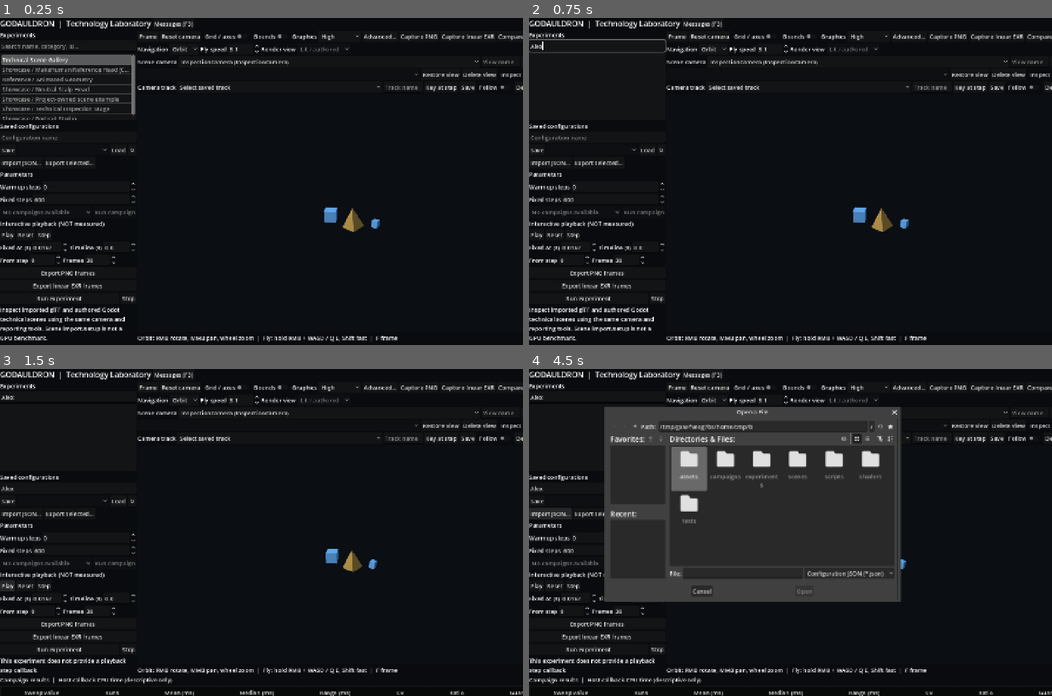
Above: before the commit, frames 1-4 (two rows, left to right).
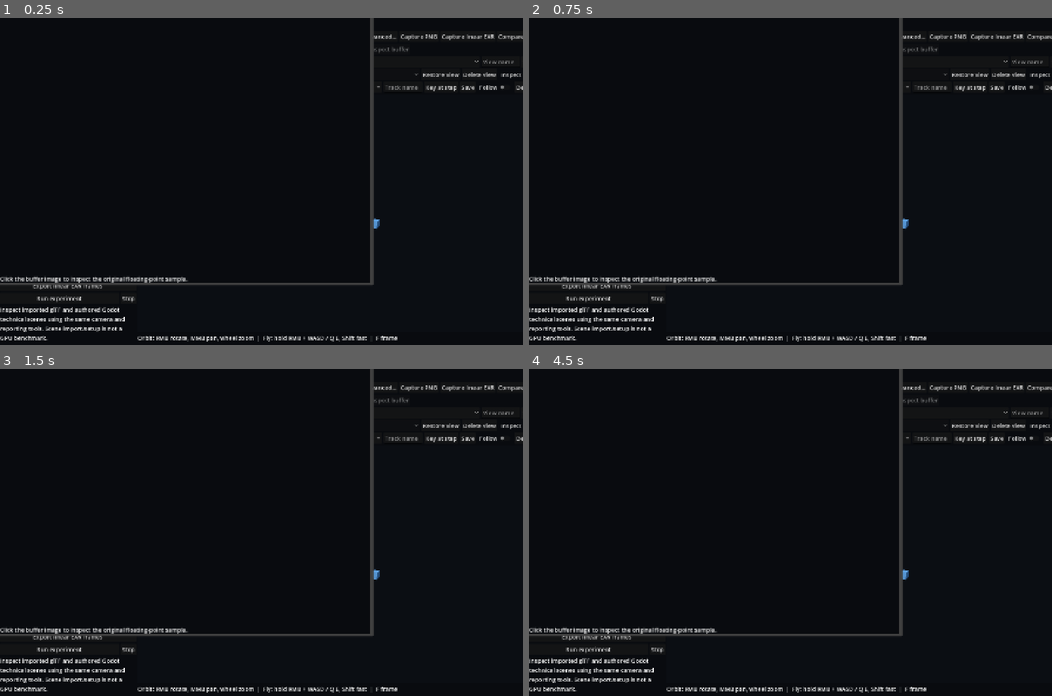
Above: after the commit, the same moments.

Repository: thomthehound/Godauldron
Game: Godot game, scene res://scenes/main.tscn
Same seed, same stepped clock (60 frames per second), same inputs: the game is played once before the commit and once after it.
Inputs (mouse positions are in pixels of both pictures, inside the frame that each line leads up to):
- Up to frame 1 (0.25 s): no input
- Up to frame 2 (0.75 s): click (596, 47) at 0.52 s; type "Alex" at 0.6 s
- Up to frame 3 (1.5 s): click (67, 486) at 0.75 s; type "Alex" at 0.83 s; click "Play" at 1.25 s
- Up to frame 4 (4.5 s): click "Play" at 2 s; click "Messages (F3)" at 2.75 s; click "↻" at 3.5 s; click "Import JSON…" at 4.25 s

The runs differ from the first frame. In frame 1, 7.3% of the frame differs, in the area x 0-78%, y 0-82%; in frame 2, 5.0%; in frame 3, 6.8%; in frame 4, 39%, in the area x 0-100%, y 0-100%.

Commit message:
Integrate verified GPU buffer inspection into laboratory

Diff:
--- a/scripts/laboratory.gd
+++ b/scripts/laboratory.gd
@@ -18,6 +18,8 @@
 const GraphicsSettings = preload("res://scripts/graphics_settings.gd")
 const ImageCapture = preload("res://scripts/image_capture.gd")
 const HdrSceneCapture = preload("res://scripts/hdr_scene_capture.gd")
+const RenderBufferProbe = preload("res://scripts/render_buffer_probe.gd")
+const BufferInspectionWindow = preload("res://scripts/render_buffer_inspection_window.gd")
 const HdrExrCapture = preload("res://scripts/hdr_exr_capture.gd")
 const FrameSequence = preload("res://scripts/frame_sequence.gd")
 const Observability = preload("res://scripts/performance_observability.gd")
@@ -62,6 +64,9 @@
 var _capture_pending: bool = false
 var _capture_directory: String = "user://captures"
 var _hdr_capture = HdrSceneCapture.new()
+var _buffer_probe = RenderBufferProbe.new()
+var _buffer_picker: OptionButton
+var _buffer_window: Window
 var _hdr_directory: String = "user://captures"
 var _comparison_window: Window
 var _camera_inspector: RefCounted = null
@@ -161,6 +166,7 @@
 
 func _exit_tree() -> void:
 	_hdr_capture.release()
+	_buffer_probe.release()
 	_grade_controller.release()
 	_engine_render.deactivate(_viewport)
 
@@ -446,9 +452,31 @@
 		_diagnostic_picker.set_item_metadata(_diagnostic_picker.item_count - 1, String(entry["key"]))
 	_diagnostic_picker.select(0)
 	_diagnostic_picker.disabled = _diagnostic_picker.item_count == 1
-	_diagnostic_picker.tooltip_text = "Debug draw is renderer-dependent. Compatibility exposes authored rendering only; normal buffer requires Forward+. Depth unavailable."
+	_diagnostic_picker.tooltip_text = "Godot Viewport debug draws; native depth/normal/motion samples use Inspect buffer"
 	_diagnostic_picker.item_selected.connect(_select_render_diagnostic)
 	navigation_row.add_child(_diagnostic_picker)
+	_buffer_picker = OptionButton.new()
+	for mode in [
+		{"key": "depth", "label": "Device depth"},
+		{"key": "normal_roughness", "label": "Normal + roughness"},
+		{"key": "velocity", "label": "Motion vectors"}
+	]:
+		if _rendering_method == "gl_compatibility" or \
+				(mode["key"] == "normal_roughness" and _rendering_method != "forward_plus"):
+			continue
+		_buffer_picker.add_item(String(mode["label"]))
+		_buffer_picker.set_item_metadata(_buffer_picker.item_count - 1, String(mode["key"]))
+	_buffer_picker.disabled = _buffer_picker.item_count == 0
+	_buffer_picker.tooltip_text = "Select a genuine Godot internal 3D buffer for one-shot float sampling"
+	navigation_row.add_child(_buffer_picker)
+	var inspect_buffer := Button.new()
+	inspect_buffer.text = "Inspect buffer"
+	inspect_buffer.disabled = _buffer_picker.disabled
+	inspect_buffer.tooltip_text = "Unmeasured asynchronous GPU readback with numeric pixel inspection"
+	inspect_buffer.pressed.connect(_inspect_native_buffer)
+	navigation_row.add_child(inspect_buffer)
+	_buffer_window = BufferInspectionWindow.new()
+	add_child(_buffer_window)
 	var camera_row := HBoxContainer.new()
 	viewer.add_child(camera_row)
 	var camera_label := Label.new()
@@ -1157,6 +1185,69 @@
 		return {}
 	var observed: Variant = scene.call("godauldron_capture_metadata")
 	return observed.duplicate(true) if typeof(observed) == TYPE_DICTIONARY else {}
+
+
+func _inspect_native_buffer() -> void:
+	if _capture_pending or _has_active_run() or _campaign != null or _active_scene == null:
+		_status.text = "Stop measurement/capture before native buffer inspection"
+		return
+	if _comparison_window != null and (_comparison_window.visible or bool(_comparison_window.call("analysis_busy"))):
+		_status.text = "Close image comparison before GPU buffer readback"
+		return
+	if _buffer_picker.selected < 0:
+		_status.text = "No native buffer mode is available for this renderer"
+		return
+	var mode: String = String(_buffer_picker.get_item_metadata(_buffer_picker.selected))
+	var scene: Node = _active_scene
+	var camera: Camera3D = _viewport.get_camera_3d()
+	if camera == null or (camera != scene and not scene.is_ancestor_of(camera)):
+		_status.text = "Buffer inspection requires a scene-owned 3D camera"
+		return
+	_playback.pause()
+	_playback_accumulator = 0.0
+	_update_playback_ui()
+	var fixed_step: int = _playback.step_index
+	if _track_enabled != null and _track_enabled.button_pressed and \
+			not _apply_camera_track(fixed_step):
+		_status.text = "Cannot evaluate selected camera track at frozen inspection step"
+		return
+	camera = _viewport.get_camera_3d()
+	if camera == null or (camera != scene and not scene.is_ancestor_of(camera)):
+		_status.text = "Buffer inspection camera changed during timeline freeze"
+		return
+	var started: Dictionary = _buffer_probe.begin(_rendering_method, _viewport, camera, scene, mode)
+	if not bool(started.get("ok", false)):
+		_status.text = "GPU buffer unavailable: " + String(started.get("error", "unsupported"))
+		return
+	_capture_pending = true
+	_status.text = "Inspecting native %s via GPU float readback…" % mode
+	var result: Dictionary = {}
+	for frame in range(180):
+		await RenderingServer.frame_post_draw
+		if not is_instance_valid(scene) or _active_scene != scene or \
+				not is_instance_valid(camera) or _viewport.get_camera_3d() != camera:
+			result = {"ok": false, "error": "Scene or camera changed during GPU buffer inspection"}
+			break
+		var state: Dictionary = _buffer_probe.status()
+		if state.get("state") == "ready":
+			result = _buffer_probe.take_image()
+			break
+		if state.get("state") == "failed":
+			result = {"ok": false, "error": String(state.get("error", ""))}
+			break
+	if result.is_empty():
+		result = {"ok": false, "error": "GPU buffer readback timed out after 180 rendered frames"}
+	var source: Dictionary = _buffer_probe.source(mode, result) if bool(result.get("ok", false)) else {}
+	_buffer_probe.release()
+	_capture_pending = false
+	if bool(result.get("ok", false)) and bool(_buffer_window.call(
+			"show_buffer", result["image"], mode, source)):
+		_status.text = "Captured real %s buffer at step %d (%d × %d; unmeasured)" % [
+			mode, fixed_step, int(result["width"]), int(result["height"])]
+		_log_event("info", "inspection", "render_buffer_readback", "Native render buffer sampled",
+			{"buffer": mode, "internal_width": int(result["width"]), "internal_height": int(result["height"])})
+	else:
+		_status.text = "GPU buffer inspection unavailable: " + String(result.get("error", "Cannot visualize float samples"))
 
 
 func _capture_linear_exr() -> void:
